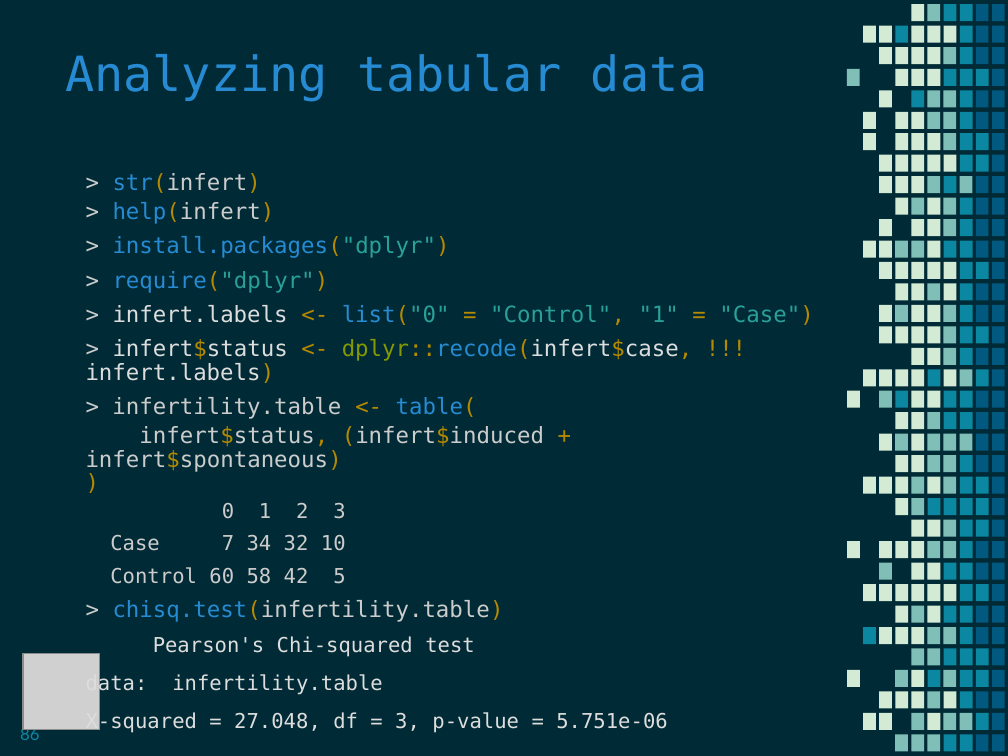
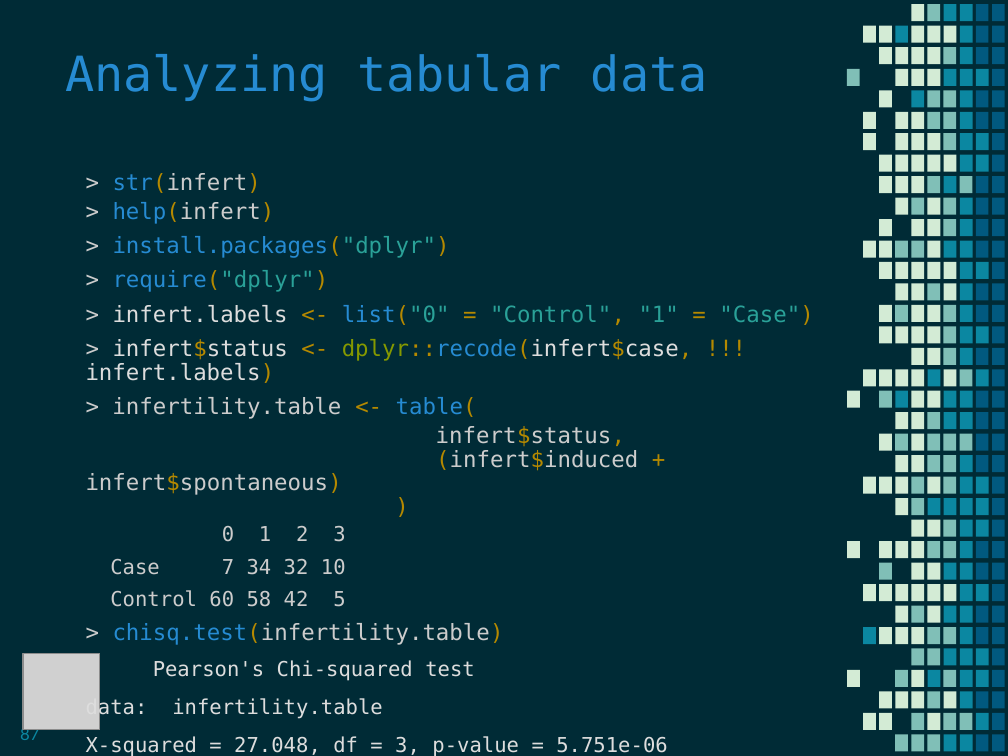
Before and after one commit to MaaniBeigy/teacheR, a slide deck: slide 87 of slides/rworkshop_evening.pps (slide 86 before the commit). Drawn at 1008x756 pixels with LibreOffice and Linux fonts; fonts in the diff are those of the drawing; grey boxes stand for pictures; background and template pictures are left out. Boxes give left, top, right and bottom in pixels: in the first picture for what was removed or moved away, otherwise in the second. Text is boxed around its words. In the diff, an @@ line names an element or a change of style, - is before the commit and + after.

```diff
--- a/slides/rworkshop_evening.pps
+++ b/slides/rworkshop_evening.pps
@@ text at [86,426,638,495]: text changed @@
-infert$status, (infert$induced + infert$spontaneous)
+infert$status,
+(infert$induced + infert$spontaneous)
@@ page number at [20,726,40,740]: text changed @@
-86
+87
```
Also in this commit, not shown: 14 other slides changed, 6 slides added, 15 other files.
